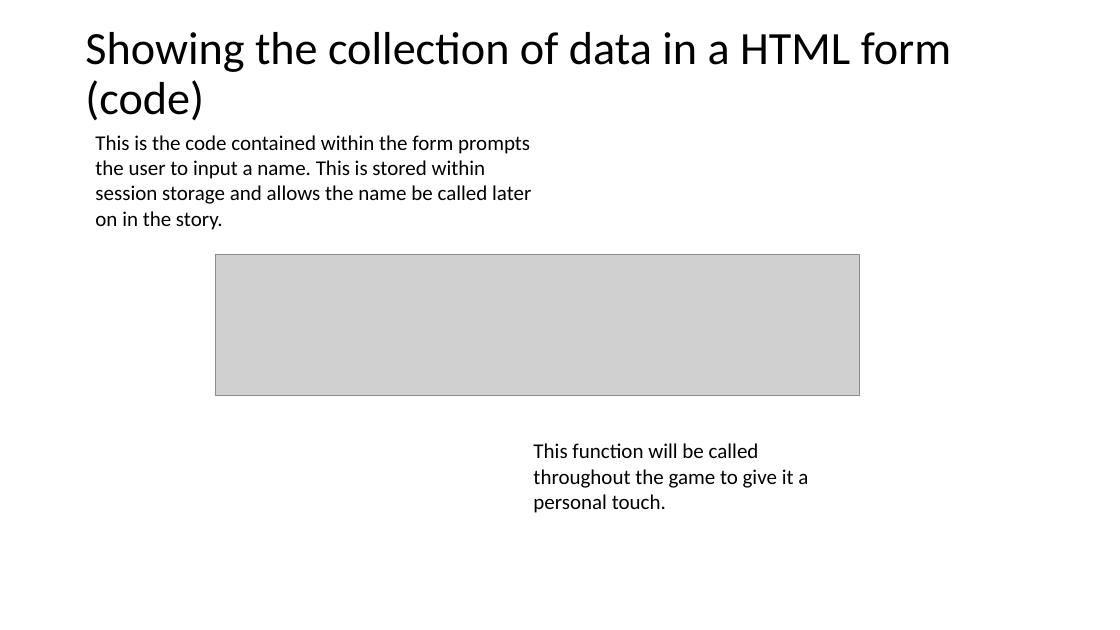
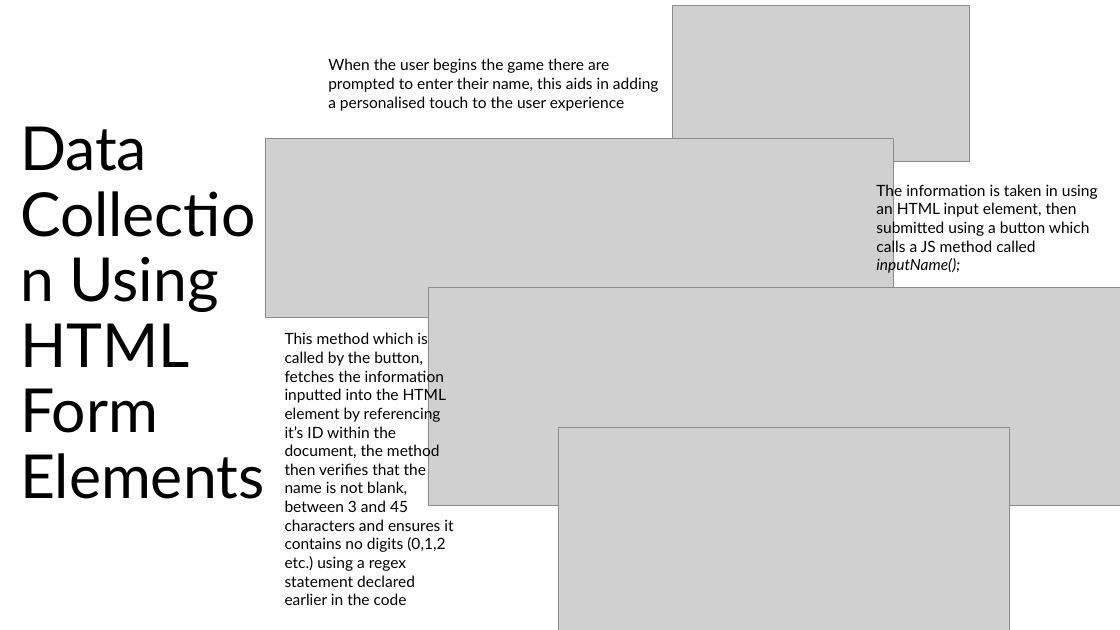
Before and after one commit to t-walk161/CSC1030GroupProject, a slide deck: slide 2 of Pages/TheSlackJobPP.pptx. Drawn at 1120x630 pixels with LibreOffice and Linux fonts; fonts in the diff are those of the drawing; grey boxes stand for pictures. Boxes give left, top, right and bottom in pixels: in the first picture for what was removed or moved away, otherwise in the second. Text is boxed around its words. In the diff, an @@ line names an element or a change of style, - is before the commit and + after.

Commit message:
Updated PP

```diff
--- a/Pages/TheSlackJobPP.pptx
+++ b/Pages/TheSlackJobPP.pptx
@@ picture added at (672, 6, 970, 161) @@
@@ text at (328, 58, 659, 111): text changed; size 18 to 13.3 pt; font Calibri to Lato @@
-This is the code contained within the form prompts the user to input a name. This is stored within session storage and allows the name be called later on in the story.
+When the user begins the game there are prompted to enter their name, this aids in adding a personalised touch to the user experience
@@ title at (20, 126, 264, 499): text changed; size 39.6 to 52 pt; font Calibri to Lato @@
-Showing the collection of data in a HTML form (code)
+Data Collection Using HTML Form Elements
@@ picture added at (265, 139, 893, 317) @@
@@ text added at (876, 182, 1098, 274), 13.3 pt, text #000000 @@
+The information is taken in using an HTML input element, then submitted using a button which calls a JS method called inputName();
@@ picture removed at (216, 255, 860, 396) @@
@@ picture added at (428, 287, 1120, 506) @@
@@ text added at (285, 332, 453, 605), 13.3 pt, text #000000 @@
+This method which is called by the button, fetches the information inputted into the HTML element by referencing it’s ID within the document, the method then verifies that the name is not blank, between 3 and 45 characters and ensures it contains no digits (0,1,2 etc.) using a regex statement declared earlier in the code
@@ text removed at (533, 443, 808, 513) @@
-This function will be called throughout the game to give it a personal touch.
@@ picture added at (559, 428, 1009, 630) @@
```
Also in this commit, not shown: 1 other slide changed, 1 slide added, 3 slides removed.
